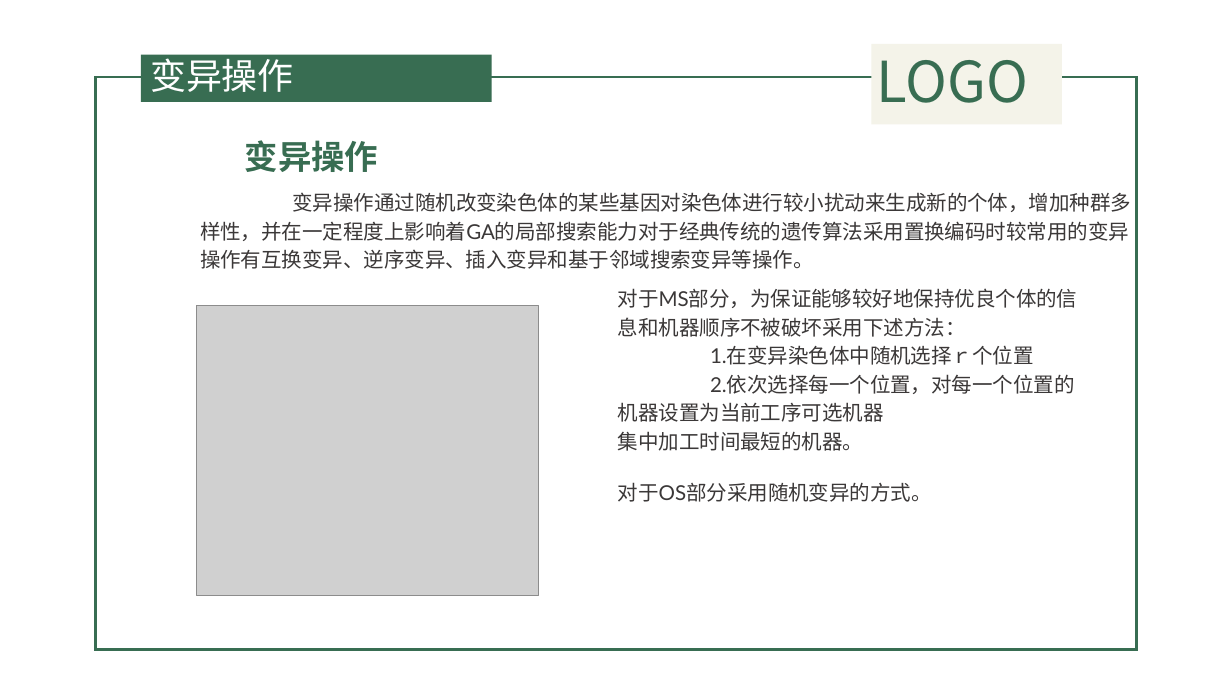
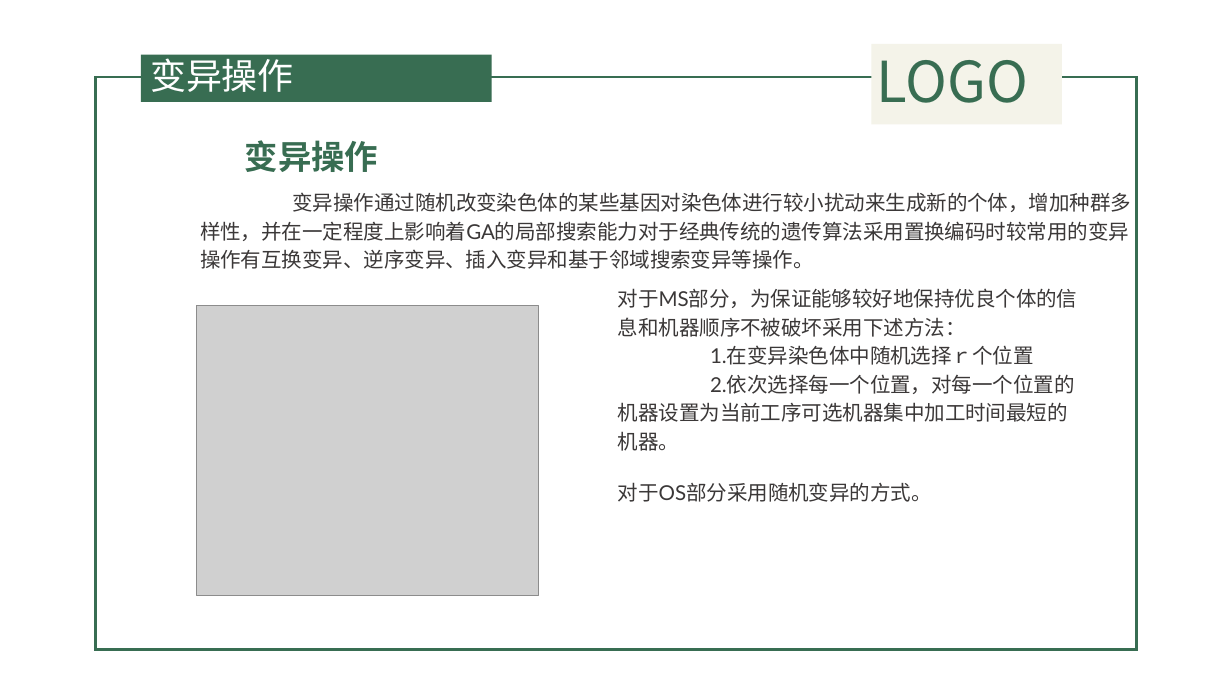
Before and after one commit to QuanQuan6/copy2, a slide deck: slide 21 of 遗传算法.pptx. Drawn at 1232x693 pixels with LibreOffice and Linux fonts; fonts in the diff are those of the drawing; grey boxes stand for pictures; background and template pictures are left out. Boxes give left, top, right and bottom in pixels: in the first picture for what was removed or moved away, otherwise in the second. Text is boxed around its words. In the diff, an @@ line names an element or a change of style, - is before the commit and + after.

```diff
--- a/遗传算法.pptx
+++ b/遗传算法.pptx
@@ text at [618, 374, 1074, 422]: text changed @@
-2.依次选择每一个位置，对每一个位置的机器设置为当前工序可选机器
-集中加工时间最短的机器。
+2.依次选择每一个位置，对每一个位置的机器设置为当前工序可选机器集中加工时间最短的机器。
```
Also in this commit, not shown: 9 other slides changed, 8 slides added, 9 slides removed, 44 other files.
